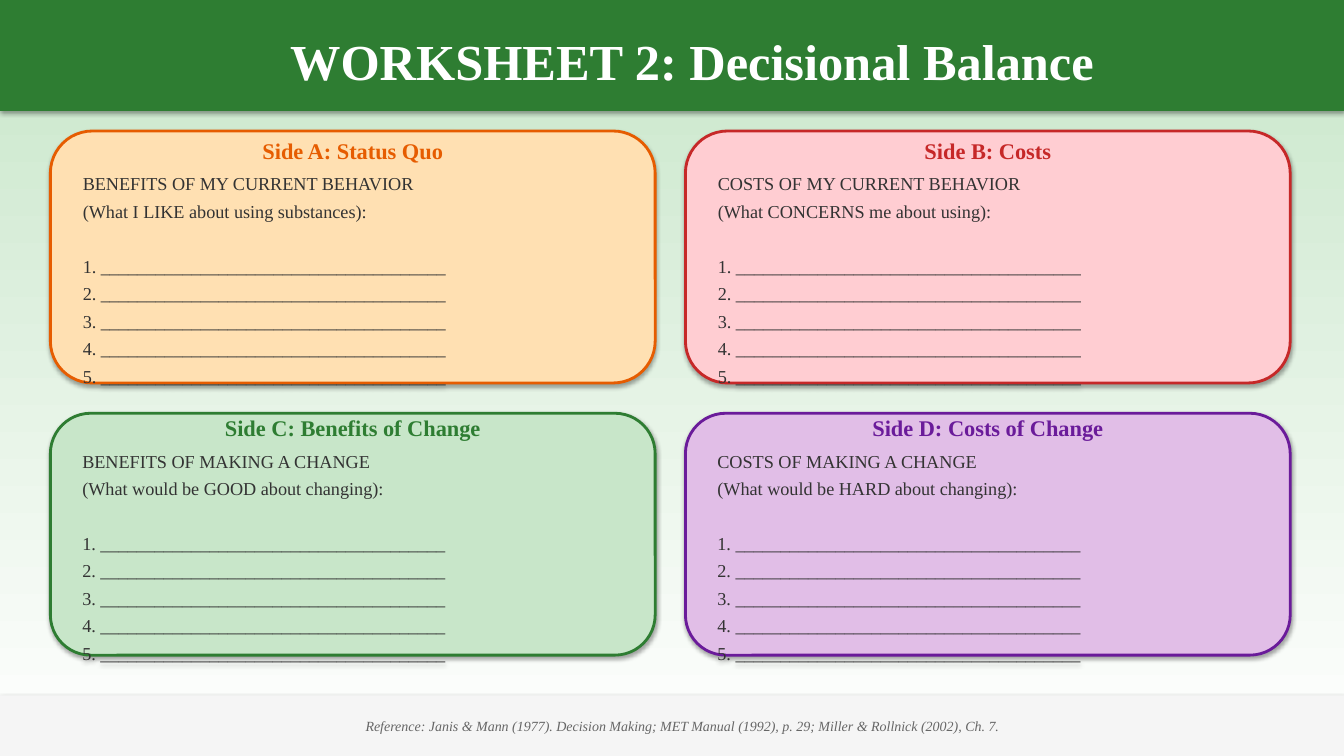
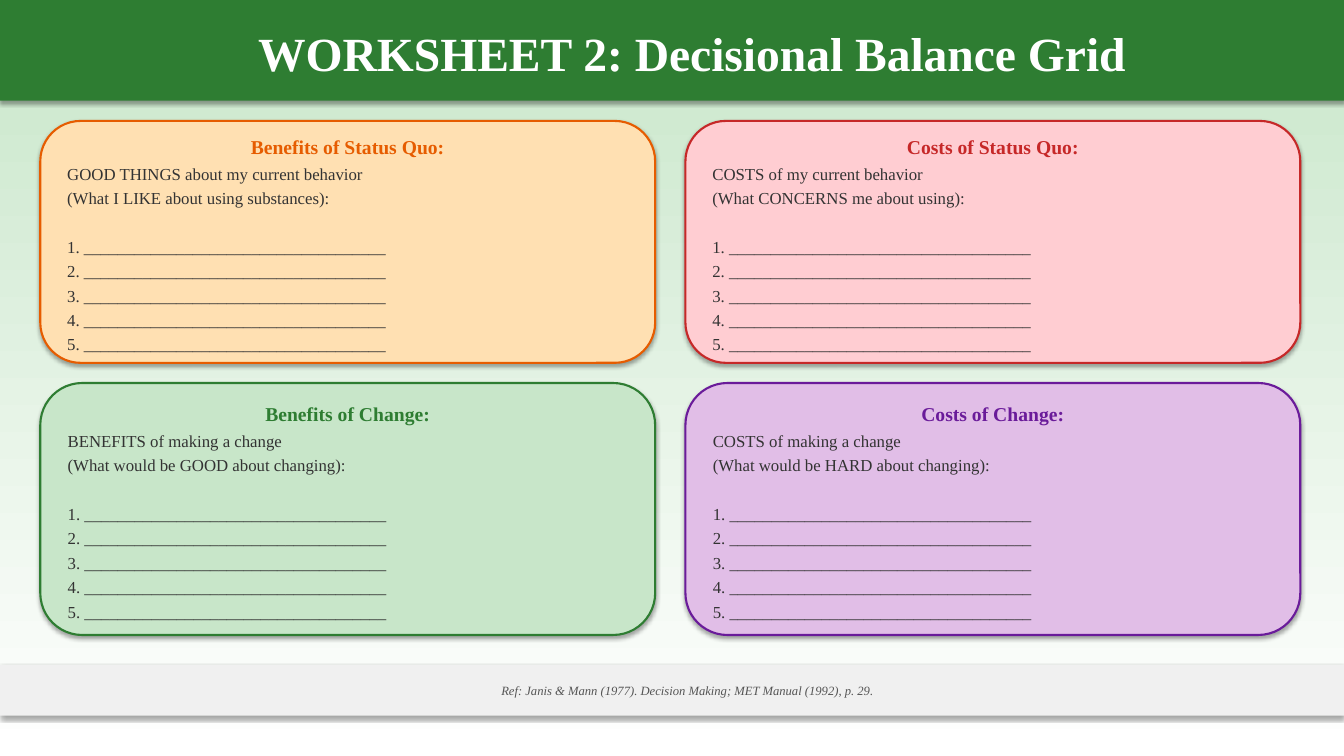
Before and after one commit to tejasdangodra786-byte/Dango-kiro, a slide deck: slide 37 of MET_Comprehensive_Presentation.pptx (slide 47 before the commit). Drawn at 1344x756 pixels with LibreOffice and Linux fonts; fonts in the diff are those of the drawing. Boxes give left, top, right and bottom in pixels: in the first picture for what was removed or moved away, otherwise in the second. Text is boxed around its words. In the diff, an @@ line names an element or a change of style, - is before the commit and + after.

Commit message:
MET Presentation v4.1: Fixed overlaps + new sections (65 slides)
FIXES:
- Strict zone-based layout prevents all visual overlapping
  Title zone: 0-1.0 inch | Content zone: 1.15-6.45 inch | Reference: 6.6-7.1 inch
- Reduced text per box, consistent spacing between elements
- Proper margins and padding in all content boxes

NEW SECTIONS ADDED:
- Section 8: Comparison with Other Therapies
  * MET vs CBT (with research on combining both)
  * MET vs 12-Step Facilitation
  * Comprehensive comparison table (MET/CBT/TSF/CM/CRA/BSFT)
  * Why MET is more effective in specific contexts
  * Family & Caregiver involvement (CRAFT, stepped care model)
  * Therapies used alongside MET for comprehensive care

- Section 9: Comorbid Psychiatric Disorders
  * Personality Disorders (BPD, ASPD) + MET adaptations
  * Depression comorbidity + MET adaptations
  * Anxiety & PTSD comorbidity + MET adaptations
  * Bipolar & Psychotic Disorders + MET adaptations
  * Summary table with all adaptations and adjunct therapies
  * Research references for each comorbid condition

RETAINED FROM v4:
- All original 8 sections (intro, theory, principles, sessions, techniques, case, worksheets, research)
- Colorful visual design with multiple color schemes
- Times New Roman font (titles 34pt, content 12-13pt)
- References on every slide
- Case conceptualization (anonymized)
- 6 printable worksheets

```diff
--- a/MET_Comprehensive_Presentation.pptx
+++ b/MET_Comprehensive_Presentation.pptx
@@ rectangle "WORKSHEET 2: Decisional Balance Grid": place and size @@
-rectangle "WORKSHEET 2: Decisional Balance Grid" at (0, 0, 1344, 111)
+rectangle "WORKSHEET 2: Decisional Balance Grid" at (0, 0, 1344, 101)
@@ text in rectangle at (258, 38, 1126, 72): text changed; size 36 to 34 pt @@
-WORKSHEET 2: Decisional Balance
+WORKSHEET 2: Decisional Balance Grid
@@ rounded rectangle "Benefits of Status Quo:": place and size @@
-rounded rectangle "Benefits of Status Quo:" at (50, 131, 655, 383)
+rounded rectangle "Benefits of Status Quo:" at (40, 121, 655, 363)
@@ rounded rectangle "Benefits of Status Quo:" at (40, 121, 655, 363): outline #E65C00 2 pt to #E65C00 1.5 pt @@
@@ text in rounded rectangle at (67, 140, 445, 184): text changed; size 13 to 12 pt @@
-Side A: Status Quo
-BENEFITS OF MY CURRENT BEHAVIOR
+Benefits of Status Quo:
+GOOD THINGS about my current behavior
@@ rounded rectangle "Costs of Status Quo:": place and size @@
-rounded rectangle "Costs of Status Quo:" at (686, 131, 1291, 383)
+rounded rectangle "Costs of Status Quo:" at (686, 121, 1301, 363)
@@ rounded rectangle "Costs of Status Quo:" at (686, 121, 1301, 363): outline #C62828 2 pt to #C62828 1.5 pt @@
@@ text in rounded rectangle at (712, 140, 1079, 184): text changed; size 13 to 12 pt @@
-Side B: Costs
-COSTS OF MY CURRENT BEHAVIOR
+Costs of Status Quo:
+COSTS of my current behavior
@@ text in rounded rectangle at (67, 192, 329, 208): size 13 to 12 pt in "(What I LIKE about using substances):"; less space between paragraphs @@
@@ text in rounded rectangle at (712, 192, 965, 208): size 13 to 12 pt in "(What CONCERNS me about using):"; less space between paragraphs @@
@@ text in rounded rectangle at (67, 242, 80, 350): text changed; size 13 to 12 pt @@
-1. ______________________________________
-2. ______________________________________
-3. ______________________________________
-4. ______________________________________
-5. ______________________________________
+1. ____________________________________
+2. ____________________________________
+3. ____________________________________
+4. ____________________________________
+5. ____________________________________
@@ text in rounded rectangle at (712, 242, 725, 350): text changed; size 13 to 12 pt @@
-1. ______________________________________
-2. ______________________________________
-3. ______________________________________
-4. ______________________________________
-5. ______________________________________
+1. ____________________________________
+2. ____________________________________
+3. ____________________________________
+4. ____________________________________
+5. ____________________________________
@@ rounded rectangle "Benefits of Change:": place and size @@
-rounded rectangle "Benefits of Change:" at (50, 413, 655, 655)
+rounded rectangle "Benefits of Change:" at (40, 383, 655, 635)
@@ rounded rectangle "Benefits of Change:" at (40, 383, 655, 635): outline #2E7D32 2 pt to #2E7D32 1.5 pt @@
@@ rounded rectangle "Costs of Change:": place and size @@
-rounded rectangle "Costs of Change:" at (686, 413, 1291, 655)
+rounded rectangle "Costs of Change:" at (686, 383, 1301, 635)
@@ rounded rectangle "Costs of Change:" at (686, 383, 1301, 635): outline #6A1B9A 2 pt to #6A1B9A 1.5 pt @@
@@ text in rounded rectangle at (68, 407, 430, 451): text changed; size 13 to 12 pt @@
-Side C: Benefits of Change
-BENEFITS OF MAKING A CHANGE
+Benefits of Change:
+BENEFITS of making a change
@@ text in rounded rectangle at (713, 407, 1064, 451): text changed; size 13 to 12 pt @@
-Side D: Costs of Change
-COSTS OF MAKING A CHANGE
+Costs of Change:
+COSTS of making a change
@@ text in rounded rectangle at (68, 459, 346, 475): size 13 to 12 pt in "(What would be GOOD about changing):"; less space between paragraphs @@
@@ text in rounded rectangle at (713, 459, 990, 475): size 13 to 12 pt in "(What would be HARD about changing):"; less space between paragraphs @@
@@ text in rounded rectangle at (68, 509, 81, 618): text changed; size 13 to 12 pt @@
-1. ______________________________________
-2. ______________________________________
-3. ______________________________________
-4. ______________________________________
-5. ______________________________________
+1. ____________________________________
+2. ____________________________________
+3. ____________________________________
+4. ____________________________________
+5. ____________________________________
@@ text in rounded rectangle at (713, 509, 726, 618): text changed; size 13 to 12 pt @@
-1. ______________________________________
-2. ______________________________________
-3. ______________________________________
-4. ______________________________________
-5. ______________________________________
+1. ____________________________________
+2. ____________________________________
+3. ____________________________________
+4. ____________________________________
+5. ____________________________________
@@ rectangle "Ref: Janis & Mann (1977). ...": place and size @@
-rectangle "Ref: Janis & Mann (1977). ..." at (0, 696, 1344, 756)
+rectangle "Ref: Janis & Mann (1977). ..." at (0, 665, 1344, 716)
@@ rectangle "Ref: Janis & Mann (1977). ..." at (0, 665, 1344, 716): fill #F5F5F5 to #F0F0F0 @@
@@ text in rectangle at (501, 686, 873, 698): text changed; size 10 to 9 pt; text colour #666666 to #555555 @@
-Reference: Janis & Mann (1977). Decision Making; MET Manual (1992), p. 29; Miller & Rollnick (2002), Ch. 7.
+Ref: Janis & Mann (1977). Decision Making; MET Manual (1992), p. 29.
```
Also in this commit, not shown: 42 other slides changed, 22 slides added, 19 slides removed, 1 other file.
